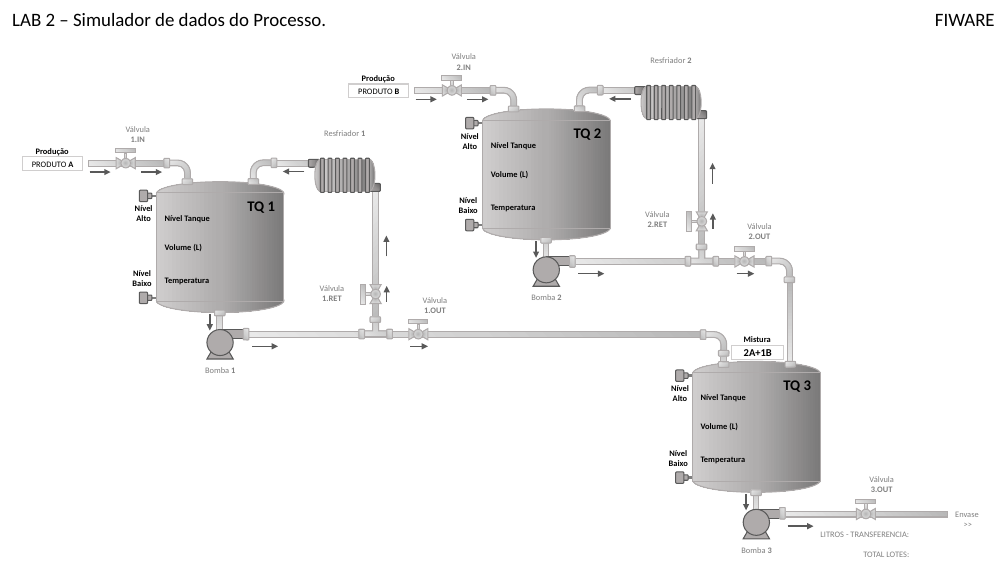
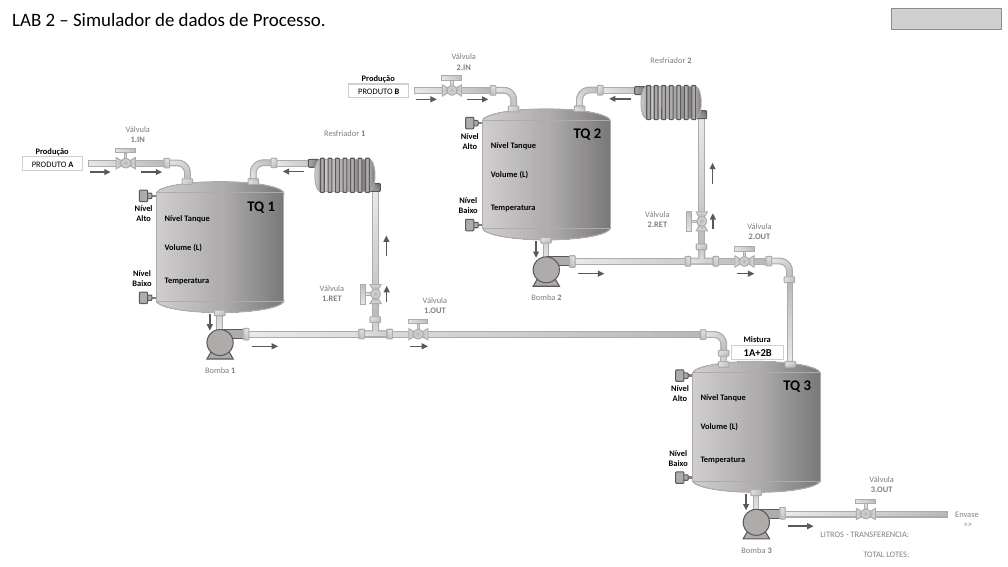
Before and after one commit to smedina1304/fiware-test-labs, a slide deck: slide 3 of lab02/scada-lts/views/LAB_2-Scada_View.pptx. Drawn at 1008x567 pixels with LibreOffice and Linux fonts; fonts in the diff are those of the drawing; grey boxes stand for pictures. Boxes give left, top, right and bottom in pixels: in the first picture for what was removed or moved away, otherwise in the second. Text is boxed around its words. In the diff, an @@ line names an element or a change of style, - is before the commit and + after.

```diff
--- a/lab02/scada-lts/views/LAB_2-Scada_View.pptx
+++ b/lab02/scada-lts/views/LAB_2-Scada_View.pptx
@@ text at box(12, 13, 326, 26): text changed @@
-LAB 2 – Simulador de dados do Processo.
+LAB 2 – Simulador de dados de Processo.
@@ picture added at box(892, 9, 1002, 29) @@
@@ text removed at box(935, 14, 995, 26) @@
-FIWARE
@@ text in rectangle at box(744, 349, 772, 360): text changed @@
-2A+1B
+1A+2B
```
Also in this commit, not shown: 1 other file.
